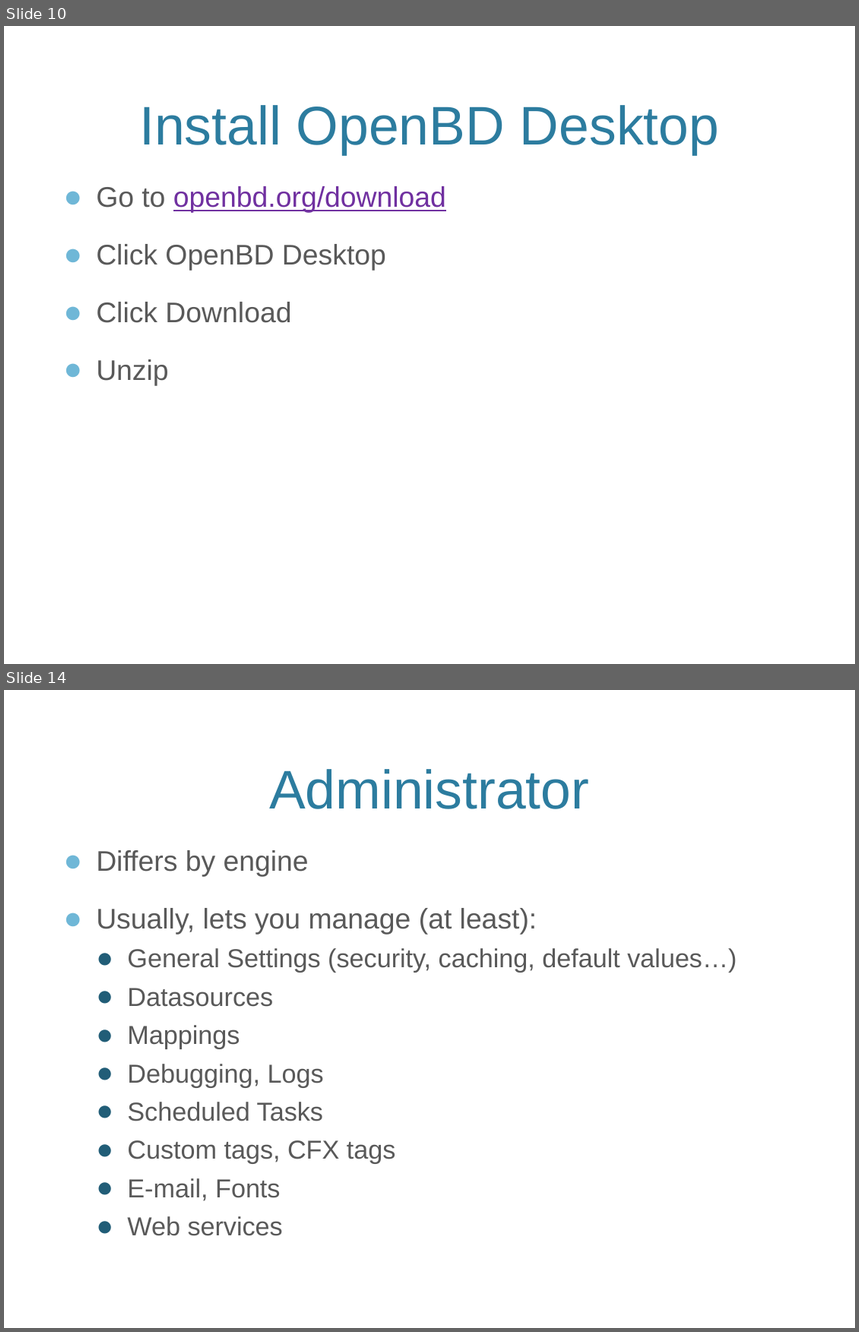
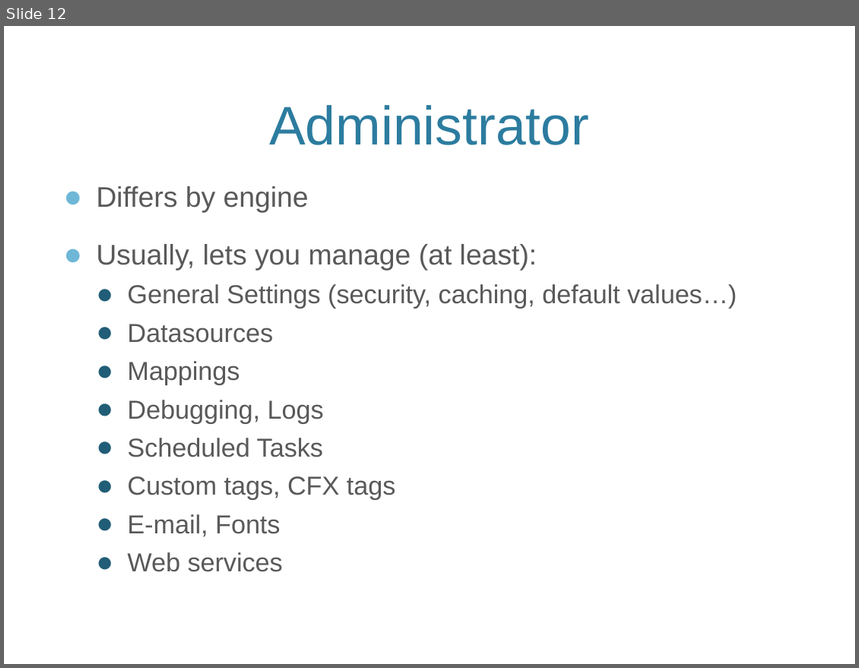
Before and after one commit to awayken/2011sdcodecamp, a slide deck: presentation.pptx. Shown one above the other, each under a label of ours: slides 10 and 14 before the commit, slide 12 after it; the slides between them are not shown. The pictures are 859x1332 and 859x668 pixels, drawn with LibreOffice and Linux fonts; fonts in the diff are those of the drawing; background and template pictures are left out. Boxes give left, top, right and bottom in pixels: in the first picture for what was removed or moved away, otherwise in the second. Text is boxed around its words. In the diff, an @@ line names an element or a change of style, - is before the commit and + after.

Commit message:
Simplified the slides for downloading and running engines.

```diff
--- a/presentation.pptx
+++ b/presentation.pptx
@@ slide 10 removed at [4,26,855,664], background picture (left out) @@
@@ title removed at [139,105,719,155] @@
-Install OpenBD Desktop
@@ text removed at [96,186,446,386] @@
-● Go to openbd.org/download
-● Click OpenBD Desktop
-● Click Download
-● Unzip
@@ what was slide 14 is now slide 12 @@
```
Also in this commit, not shown: 2 slides changed, 1 other slide removed.
